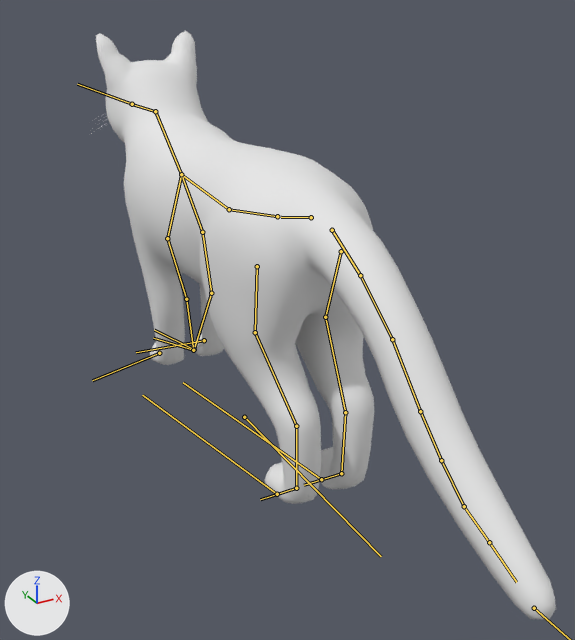
Before and after pictures for a commit that changed the FBX model Assets/_Project/Art/Animations/Cat/New cat anims.fbx.
Rendered twice from a 50 mm camera at (-0.358, -0.765, 0.49) aimed at (-0.001, -0.116, 0.166). The axes (+X, +Y, +Z) are drawn at lower left. The lights are the same throughout. The bones that bend it are drawn over the model as lines.

In view in the first picture: 'CAT'.
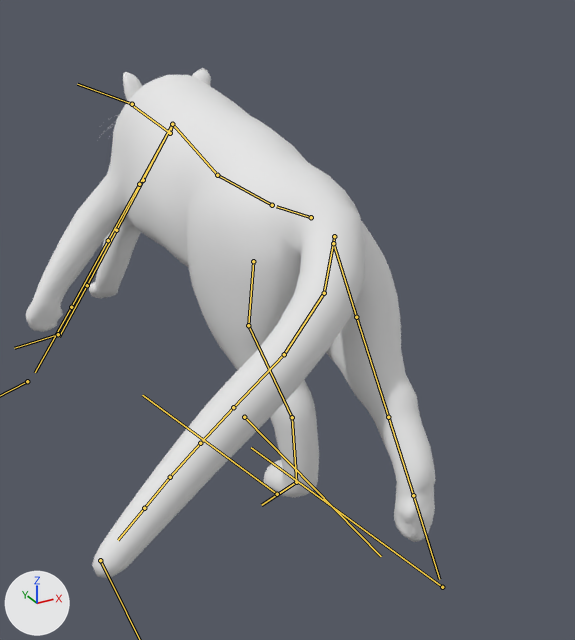
The newer file adds an action. The first version stands in its rest pose; the second is drawn at frame 80 of the action 'IDLE BOAT fixed'.

The change, as a list of edits to the scene's bpy script:
```text
Change bone_bone:
    where bone_bone = bpy.data.objects['RIG CAT'].pose.bones['Bone']  # child of 'ROOT'
    bone_bone.rotation_quaternion: (1.0, 0.0, 0.0, 0.0) -> (0.995, 0.036, -0.013, -0.091)  # degrees (0, 0, 0) -> degrees (4, -1, -10)
Change bone_bone_001:
    where bone_bone_001 = bpy.data.objects['RIG CAT'].pose.bones['Bone.001']  # child of 'Bone'
    bone_bone_001.rotation_quaternion: (1.0, 0.0, 0.0, 0.0) -> (0.917, -0.003, 0.397, -0.029)  # degrees (0, 0, 0) -> degrees (-2, 47, -5)
Change bone_bone_002:
    where bone_bone_002 = bpy.data.objects['RIG CAT'].pose.bones['Bone.002']  # child of 'Bone.001'
    bone_bone_002.rotation_quaternion: (1.0, 0.0, 0.0, 0.0) -> (0.998, 0.049, 0.008, 0.04)  # degrees (0, 0, 0) -> degrees (6, 1, 5)
    bone_bone_002.scale: (1.0, 1.0, 1.0) -> (0.98, 0.98, 0.98)
Change bone_bone_003:
    where bone_bone_003 = bpy.data.objects['RIG CAT'].pose.bones['Bone.003']  # child of 'Bone.002'
    bone_bone_003.rotation_quaternion: (1.0, 0.0, 0.0, 0.0) -> (0.819, -0.153, -0.366, 0.415)  # degrees (0, 0, 0) -> degrees (-39, -28, 64)
Change bone_bone_004:
    where bone_bone_004 = bpy.data.objects['RIG CAT'].pose.bones['Bone.004']  # child of 'Bone.003'
    bone_bone_004.rotation_quaternion: (1.0, 0.0, 0.0, 0.0) -> (0.776, 0.229, -0.199, -0.553)  # degrees (0, 0, 0) -> degrees (35, -3, -72)
Change bone_bone_015:
    where bone_bone_015 = bpy.data.objects['RIG CAT'].pose.bones['Bone.015']  # child of 'Bone.002'
    bone_bone_015.rotation_quaternion: (1.0, 0.0, 0.0, 0.0) -> (0.997, -0.035, 0.019, -0.062)  # degrees (0, 0, 0) -> degrees (-4, 2, -7)
Change bone_bone_016:
    where bone_bone_016 = bpy.data.objects['RIG CAT'].pose.bones['Bone.016']  # child of 'Bone.015'
    bone_bone_016.rotation_quaternion: (1.0, 0.0, 0.0, 0.0) -> (0.958, -0.171, 0.042, -0.224)  # degrees (0, 0, 0) -> degrees (-20, 0, -26)
Change bone_bone_017:
    where bone_bone_017 = bpy.data.objects['RIG CAT'].pose.bones['Bone.017']  # child of 'Bone.016'
    bone_bone_017.rotation_quaternion: (1.0, 0.0, 0.0, 0.0) -> (0.936, -0.073, 0.038, 0.343)  # degrees (0, 0, 0) -> degrees (-6, 7, 40)
Change bone_bone_018:
    where bone_bone_018 = bpy.data.objects['RIG CAT'].pose.bones['Bone.018']  # child of 'Bone.017'
    bone_bone_018.rotation_quaternion: (1.0, 0.0, 0.0, 0.0) -> (0.829, -0.048, 0.006, 0.557)  # degrees (0, 0, 0) -> degrees (-4, 4, 68)
Change bone_bone_019:
    where bone_bone_019 = bpy.data.objects['RIG CAT'].pose.bones['Bone.019']  # child of 'Bone.002'
    bone_bone_019.rotation_quaternion: (1.0, 0.0, 0.0, 0.0) -> (0.969, -0.235, 0.005, 0.075)  # degrees (0, 0, 0) -> degrees (-27, 3, 8)
Change bone_bone_020:
    where bone_bone_020 = bpy.data.objects['RIG CAT'].pose.bones['Bone.020']  # child of 'Bone.019'
    bone_bone_020.rotation_quaternion: (1.0, 0.0, 0.0, 0.0) -> (0.955, 0.185, -0.021, -0.229)  # degrees (0, 0, 0) -> degrees (21, 3, -27)
Change bone_bone_021:
    where bone_bone_021 = bpy.data.objects['RIG CAT'].pose.bones['Bone.021']  # child of 'Bone.020'
    bone_bone_021.rotation_quaternion: (1.0, 0.0, 0.0, 0.0) -> (0.928, 0.034, -0.033, 0.37)  # degrees (0, 0, 0) -> degrees (2, -5, 43)
Change bone_bone_022:
    where bone_bone_022 = bpy.data.objects['RIG CAT'].pose.bones['Bone.022']  # child of 'Bone.021'
    bone_bone_022.rotation_quaternion: (1.0, 0.0, 0.0, 0.0) -> (0.839, -0.165, -0.017, 0.519)  # degrees (0, 0, 0) -> degrees (-17, 8, 62)
Change bone_bone_005:
    where bone_bone_005 = bpy.data.objects['RIG CAT'].pose.bones['Bone.005']  # child of 'Bone'
    bone_bone_005.rotation_quaternion: (1.0, 0.0, 0.0, 0.0) -> (0.952, 0.265, -0.059, -0.145)  # degrees (0, 0, 0) -> degrees (31, -2, -18)
Change bone_bone_006:
    where bone_bone_006 = bpy.data.objects['RIG CAT'].pose.bones['Bone.006']  # child of 'Bone.005'
    bone_bone_006.rotation_quaternion: (1.0, 0.0, 0.0, 0.0) -> (0.986, 0.146, 0.009, -0.08)  # degrees (0, 0, 0) -> degrees (17, 2, -9)
Change bone_bone_007:
    where bone_bone_007 = bpy.data.objects['RIG CAT'].pose.bones['Bone.007']  # child of 'Bone.006'
    bone_bone_007.rotation_quaternion: (1.0, 0.0, 0.0, 0.0) -> (0.998, 0.049, 0.036, -0.034)  # degrees (0, 0, 0) -> degrees (5, 4, -4)
Change bone_bone_008:
    where bone_bone_008 = bpy.data.objects['RIG CAT'].pose.bones['Bone.008']  # child of 'Bone.007'
    bone_bone_008.rotation_quaternion: (1.0, 0.0, 0.0, 0.0) -> (0.999, 0.004, 0.032, -0.012)  # degrees (0, 0, 0) -> degrees (0, 4, -1)
Change bone_bone_011:
    where bone_bone_011 = bpy.data.objects['RIG CAT'].pose.bones['Bone.011']  # child of 'Bone'
    bone_bone_011.rotation_quaternion: (1.0, 0.0, 0.0, 0.0) -> (0.839, 0.062, -0.001, 0.541)  # degrees (0, 0, 0) -> degrees (6, -4, 65)
Change bone_bone_012:
    where bone_bone_012 = bpy.data.objects['RIG CAT'].pose.bones['Bone.012']  # child of 'Bone.011'
    bone_bone_012.rotation_quaternion: (1.0, 0.0, 0.0, 0.0) -> (0.902, -0.006, -0.002, -0.432)  # degrees (0, 0, 0) -> degrees (-1, -1, -51)
Change bone_bone_013:
    where bone_bone_013 = bpy.data.objects['RIG CAT'].pose.bones['Bone.013']  # child of 'Bone.012'
    bone_bone_013.rotation_quaternion: (1.0, 0.0, 0.0, 0.0) -> (0.939, 0.061, -0.016, 0.338)  # degrees (0, 0, 0) -> degrees (6, -4, 39)
Change bone_bone_014:
    where bone_bone_014 = bpy.data.objects['RIG CAT'].pose.bones['Bone.014']  # child of 'Bone.013'
    bone_bone_014.rotation_quaternion: (1.0, 0.0, 0.0, 0.0) -> (0.907, -0.044, -0.012, 0.42)  # degrees (0, 0, 0) -> degrees (-5, 1, 50)
Change bone_bone_023:
    where bone_bone_023 = bpy.data.objects['RIG CAT'].pose.bones['Bone.023']  # child of 'Bone'
    bone_bone_023.rotation_quaternion: (1.0, 0.0, 0.0, 0.0) -> (0.998, 0.007, 0.001, 0.063)  # degrees (0, 0, 0) -> degrees (1, 0, 7)
Change bone_bone_024:
    where bone_bone_024 = bpy.data.objects['RIG CAT'].pose.bones['Bone.024']  # child of 'Bone.023'
    bone_bone_024.rotation_quaternion: (1.0, 0.0, 0.0, 0.0) -> (1.0, 0.004, -0.004, 0.022)  # degrees (0, 0, 0) -> degrees (0, 0, 3)
Change bone_bone_025:
    where bone_bone_025 = bpy.data.objects['RIG CAT'].pose.bones['Bone.025']  # child of 'Bone.024'
    bone_bone_025.rotation_quaternion: (1.0, 0.0, 0.0, 0.0) -> (0.999, -0.005, -0.003, 0.05)  # degrees (0, 0, 0) -> degrees (-1, 0, 6)
```

What differs and where, as boxes [x1, y1, x2, y2] in the pictures (575 x 640 px):
'CAT', posed (12% narrower, 13% shorter): before [91, 31, 556, 619]; after [26, 68, 436, 579]
bone 'Bone', root to tip: before (311, 217) to (281, 217); after (311, 217) to (276, 206)
bone 'Bone.001', root to tip: before (277, 216) to (229, 209); after (272, 205) to (217, 175)
bone 'Bone.002', root to tip: before (229, 209) to (181, 174); after (217, 175) to (172, 124)
bone 'Bone.003', root to tip: before (181, 174) to (155, 111); after (172, 124) to (170, 133)
bone 'Bone.004', root to tip: before (155, 111) to (129, 103); after (170, 133) to (128, 102)
bone 'Bone.015', root to tip: before (181, 174) to (202, 232); after (172, 124) to (143, 180)
bone 'Bone.016', root to tip: before (202, 232) to (211, 293); after (143, 180) to (116, 230)
bone 'Bone.017', root to tip: before (211, 293) to (194, 349); after (116, 230) to (87, 285)
bone 'Bone.018', root to tip: before (194, 349) to (154, 330); after (87, 285) to (59, 337)
bone 'Bone.019', root to tip: before (181, 174) to (167, 238); after (172, 124) to (139, 184)
bone 'Bone.020', root to tip: before (167, 238) to (186, 299); after (139, 184) to (108, 240)
bone 'Bone.021', root to tip: before (186, 299) to (193, 350); after (108, 240) to (71, 307)
bone 'Bone.022', root to tip: before (193, 350) to (153, 338); after (71, 307) to (35, 372)
bone 'Bone.005', root to tip: before (332, 230) to (360, 275); after (334, 236) to (324, 293)
bone 'Bone.006', root to tip: before (360, 275) to (392, 339); after (324, 293) to (284, 354)
bone 'Bone.007', root to tip: before (392, 339) to (420, 411); after (284, 354) to (233, 407)
bone 'Bone.008', root to tip: before (420, 411) to (441, 460); after (233, 407) to (200, 443)
bone 'Bone.011', root to tip: before (341, 251) to (325, 317); after (333, 243) to (356, 317)
bone 'Bone.012', root to tip: before (325, 317) to (345, 412); after (356, 317) to (388, 417)
bone 'Bone.013', root to tip: before (345, 412) to (341, 473); after (388, 417) to (413, 495)
bone 'Bone.014', root to tip: before (341, 473) to (304, 485); after (413, 495) to (439, 579)
bone 'Bone.023', root to tip: before (257, 266) to (255, 332); after (253, 261) to (248, 325)
bone 'Bone.024', root to tip: before (255, 332) to (296, 426); after (248, 325) to (292, 417)
bone 'Bone.025', root to tip: before (296, 426) to (296, 488); after (292, 417) to (296, 482)
